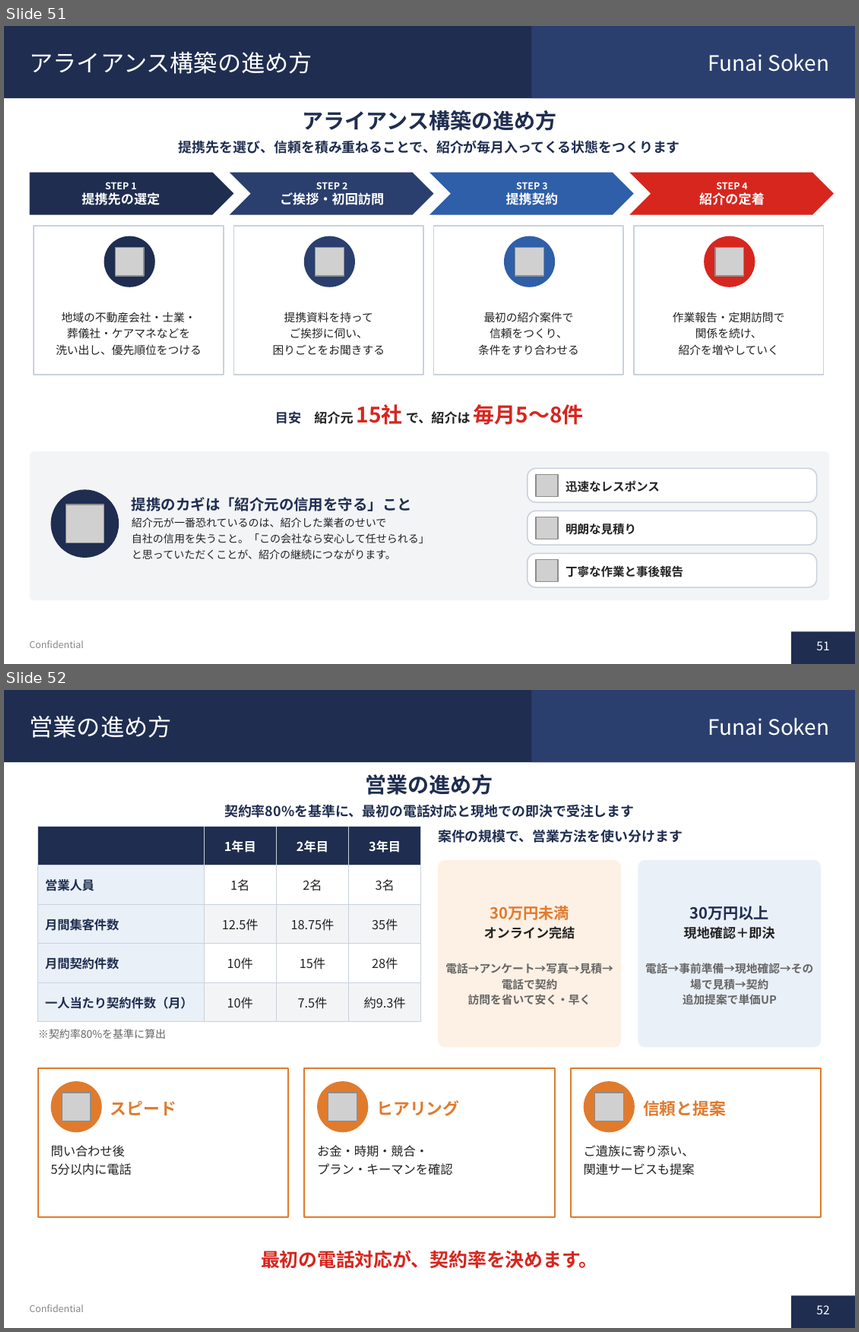
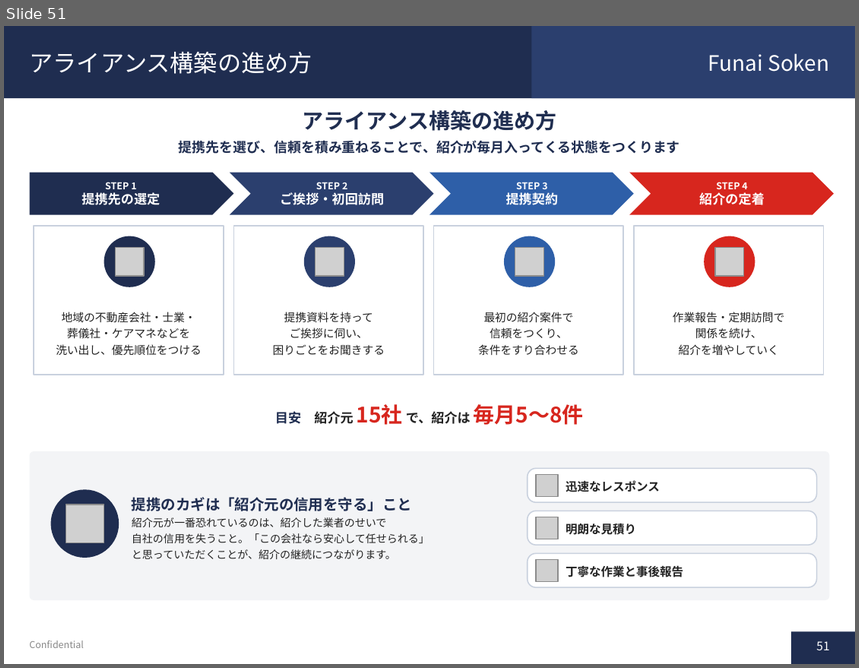
Before and after one commit to soshiro-iki-sys/-, a slide deck: proposals/遺品整理事業_企画書.pptx. Shown one above the other, each under a label of ours: slides 51 and 52 before the commit, slide 51 after it. The pictures are 859x1332 and 859x668 pixels, drawn with LibreOffice and Linux fonts; fonts in the diff are those of the drawing; grey boxes stand for pictures. Boxes give left, top, right and bottom in pixels: in the first picture for what was removed or moved away, otherwise in the second. Text is boxed around its words. In the diff, an @@ line names an element or a change of style, - is before the commit and + after.

```diff
--- a/proposals/遺品整理事業_企画書.pptx
+++ b/proposals/遺品整理事業_企画書.pptx
@@ slide 52 removed at (4,690,855,1328), background #FFFFFF; not listed: 5 template elements that a slide beside it also shows @@
@@ title removed at (30,715,172,738) @@
-営業の進め方
@@ text removed at (366,774,493,795) @@
-営業の進め方
@@ table removed at (38,826,421,1012), 5 rows, 4 columns @@
- | 1年目 | 2年目 | 3年目
-営業人員 | 1名 | 2名 | 3名
-月間集客件数 | 12.5件 | 18.75件 | 35件
-月間契約件数 | 10件 | 15件 | 28件
-一人当たり契約件数（月） | 10件 | 7.5件 | 約9.3件
@@ text removed at (224,804,635,818) @@
-契約率80%を基準に、最初の電話対応と現地での即決で受注します
@@ text removed at (438,829,683,843) @@
-案件の規模で、営業方法を使い分けます
@@ rounded rectangle removed at (438,860,621,1047) @@
@@ rounded rectangle removed at (638,860,821,1047) @@
@@ text removed at (446,906,614,1005) @@
-30万円未満
-オンライン完結
-電話→アンケート→写真→見積→電話で契約
-訪問を省いて安く・早く
@@ text removed at (645,906,813,1005) @@
-30万円以上
-現地確認＋即決
-電話→事前準備→現地確認→その場で見積→契約
-追加提案で単価UP
@@ text removed at (38,1029,167,1039) @@
-※契約率80%を基準に算出
@@ rectangle removed at (38,1068,288,1217) @@
@@ rectangle removed at (304,1068,555,1217) @@
@@ rectangle removed at (571,1068,821,1217) @@
@@ ellipse removed at (51,1081,102,1132) @@
@@ picture removed at (62,1093,91,1122) @@
@@ ellipse removed at (317,1081,368,1132) @@
@@ picture removed at (329,1093,357,1122) @@
@@ ellipse removed at (584,1081,635,1132) @@
@@ picture removed at (595,1093,623,1122) @@
@@ text removed at (110,1101,177,1116) @@
-スピード
@@ text removed at (377,1100,460,1116) @@
-ヒアリング
@@ text removed at (643,1100,726,1116) @@
-信頼と提案
@@ text removed at (51,1145,132,1176) @@
-問い合わせ後
-5分以内に電話
@@ text removed at (317,1145,452,1176) @@
-お金・時期・競合・
-プラン・キーマンを確認
@@ text removed at (584,1145,695,1176) @@
-ご遺族に寄り添い、
-関連サービスも提案
@@ text removed at (261,1250,598,1269) @@
-最初の電話対応が、契約率を決めます。
@@ page number removed at (816,1306,829,1315) @@
-52
```
Also in this commit, not shown: 3 slides added, 1 other slide removed, 2 other files.
